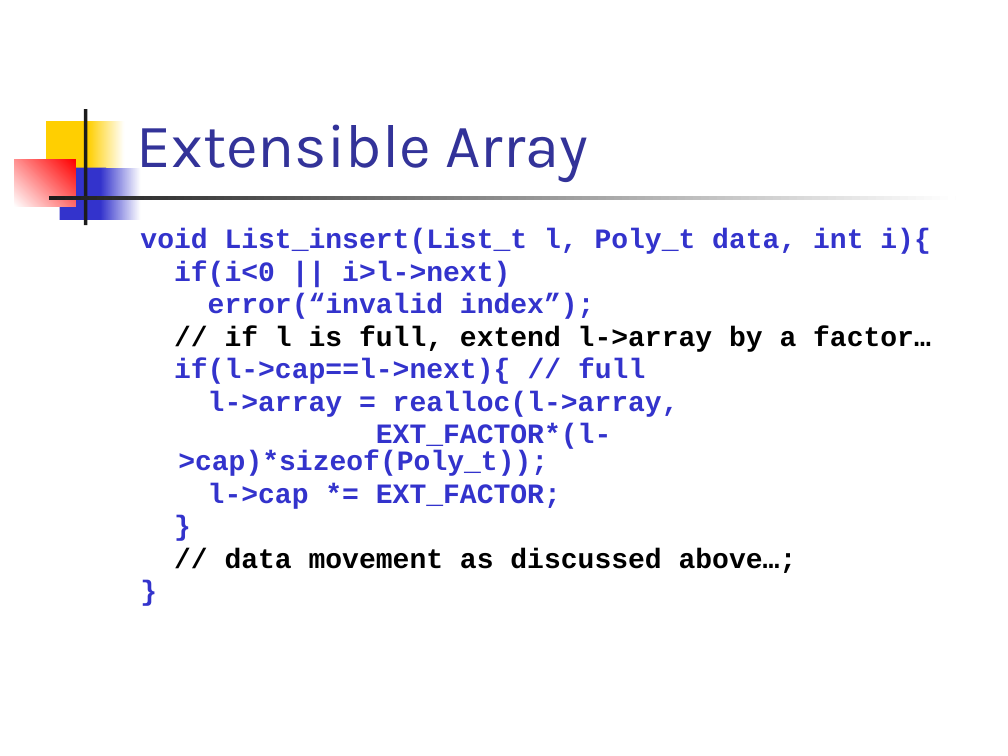
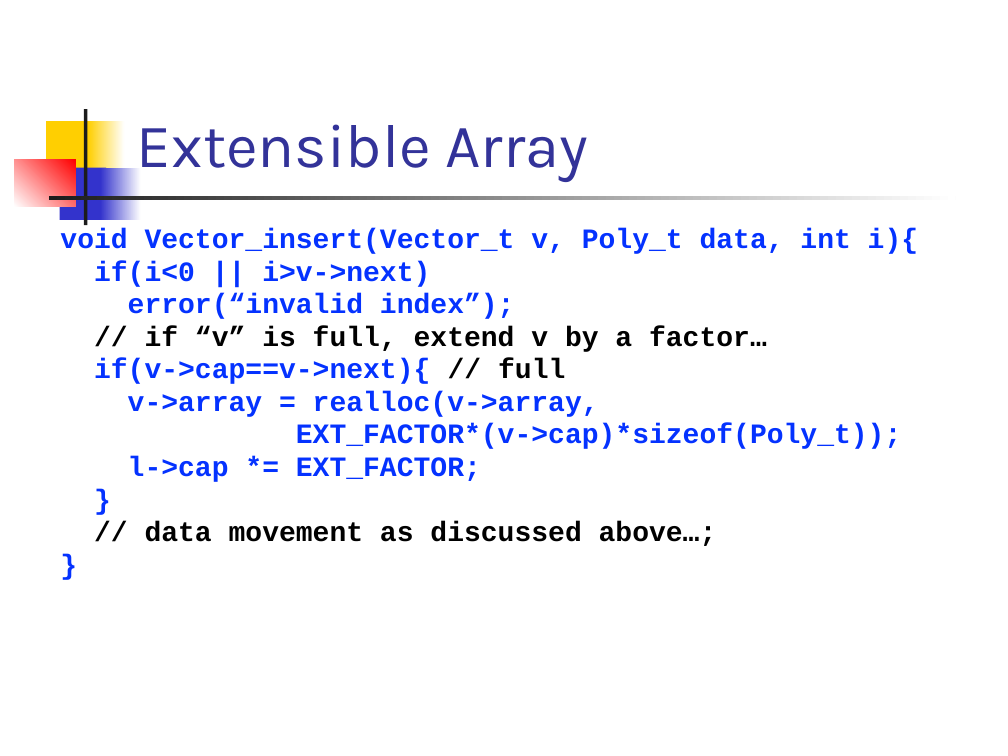
Before and after one commit to csslab-ustc/csslab-ustc.github.io, a slide deck: slide 28 of courses/sysprog/slides/lec11-vector.pptx (slide 27 before the commit). Drawn at 1008x756 pixels with LibreOffice and Linux fonts; fonts in the diff are those of the drawing. Boxes give left, top, right and bottom in pixels: in the first picture for what was removed or moved away, otherwise in the second. Text is boxed around its words. In the diff, an @@ line names an element or a change of style, - is before the commit and + after.

Commit message:
revised

```diff
--- a/courses/sysprog/slides/lec11-vector.pptx
+++ b/courses/sysprog/slides/lec11-vector.pptx
@@ text "void Vector_insert(Vector_t v, Poly_t data, ...": place and size @@
-text "void Vector_insert(Vector_t v, Poly_t data, ..." at [140,229,931,573]
+text "void Vector_insert(Vector_t v, Poly_t data, ..." at [60,229,918,546]
@@ text at [60,229,918,287]: text changed; text colour #3333CC to #0432FF @@
-void List_insert(List_t l, Poly_t data, int i){
-if(i<0 || i>l->next)
+void Vector_insert(Vector_t v, Poly_t data, int i){
+if(i<0 || i>v->next)
@@ text at [128,294,515,482]: text colour #3333CC to #0432FF in "error(“invalid index”);", "l->cap *= EXT_FACTOR;", "}", "}" @@
@@ text at [94,326,901,449]: text changed; text colour #3333CC to #0432FF @@
-// if l is full, extend l->array by a factor…
-if(l->cap==l->next){ // full
-l->array = realloc(l->array,
-EXT_FACTOR*(l->cap)*sizeof(Poly_t));
+// if “v” is full, extend v by a factor…
+if(v->cap==v->next){ // full
+v->array = realloc(v->array,
+EXT_FACTOR*(v->cap)*sizeof(Poly_t));
```
Also in this commit, not shown: 25 other slides changed, 1 slide added.
